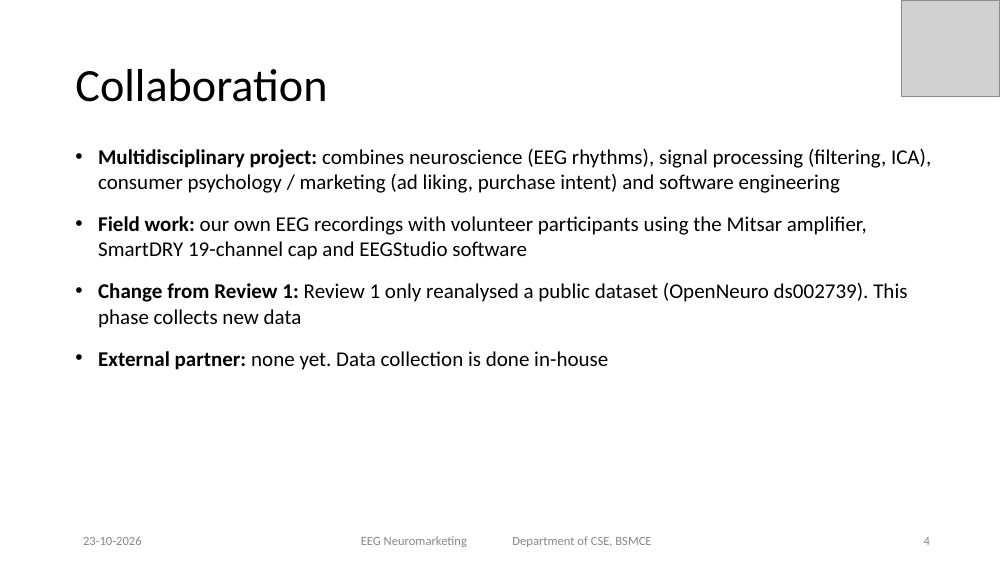
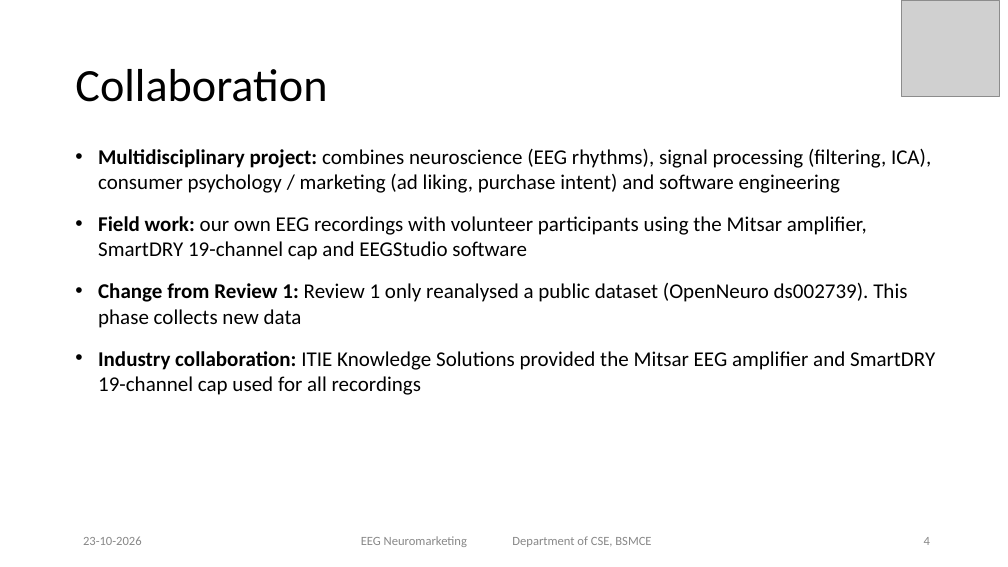
Before and after one commit to manojkulkarni123/Neuromarketing-EEG, a slide deck: slide 4 of Review2_Neuromarketing_EEG.pptx. Drawn at 1008x567 pixels with LibreOffice and Linux fonts; fonts in the diff are those of the drawing; grey boxes stand for pictures. Boxes give left, top, right and bottom in pixels: in the first picture for what was removed or moved away, otherwise in the second. Text is boxed around its words. In the diff, an @@ line names an element or a change of style, - is before the commit and + after.

```diff
--- a/Review2_Neuromarketing_EEG.pptx
+++ b/Review2_Neuromarketing_EEG.pptx
@@ text at box(98, 351, 935, 395): text changed @@
-• External partner: none yet. Data collection is done in-house
+• Industry collaboration: ITIE Knowledge Solutions provided the Mitsar EEG amplifier and SmartDRY 19-channel cap used for all recordings
```
Also in this commit, not shown: 6 other files.
